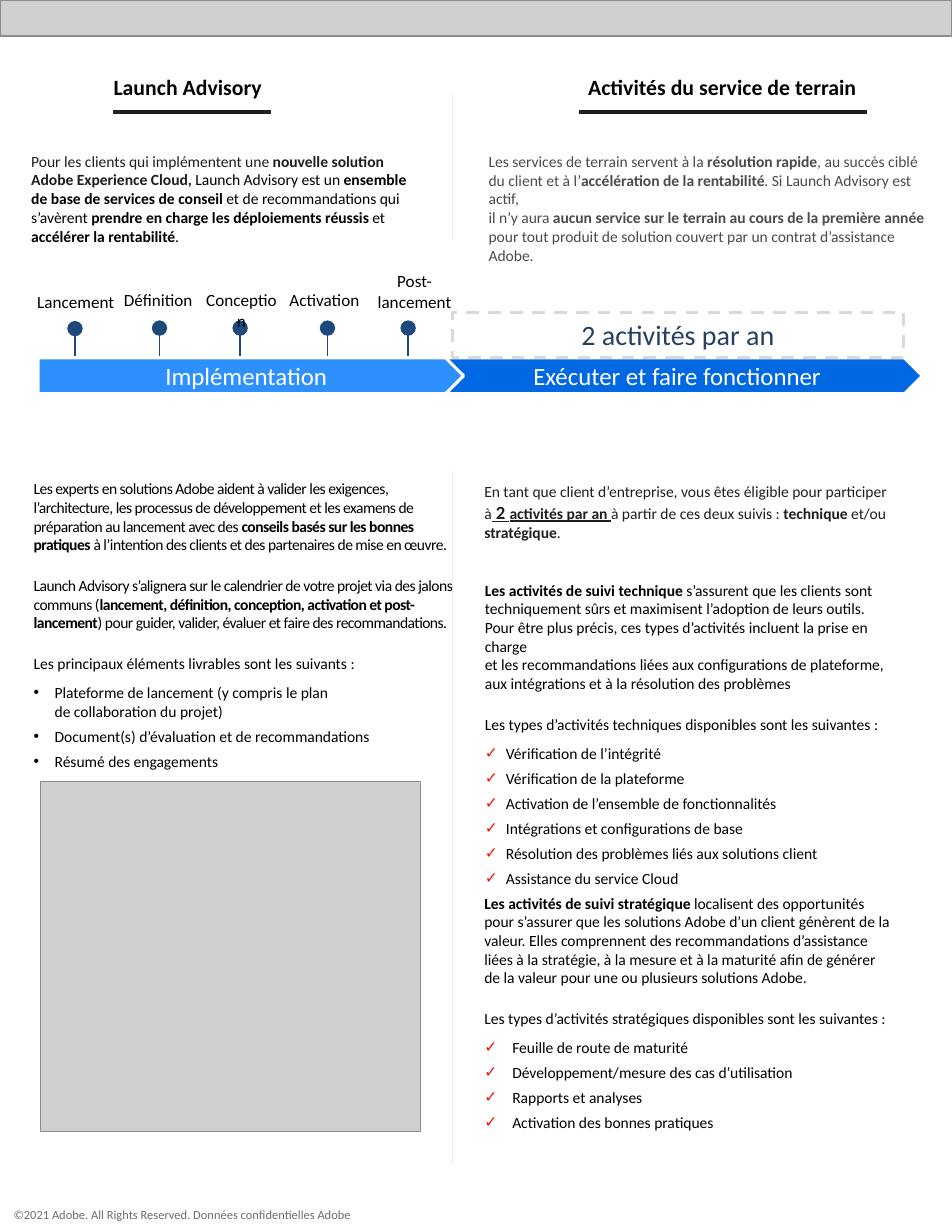
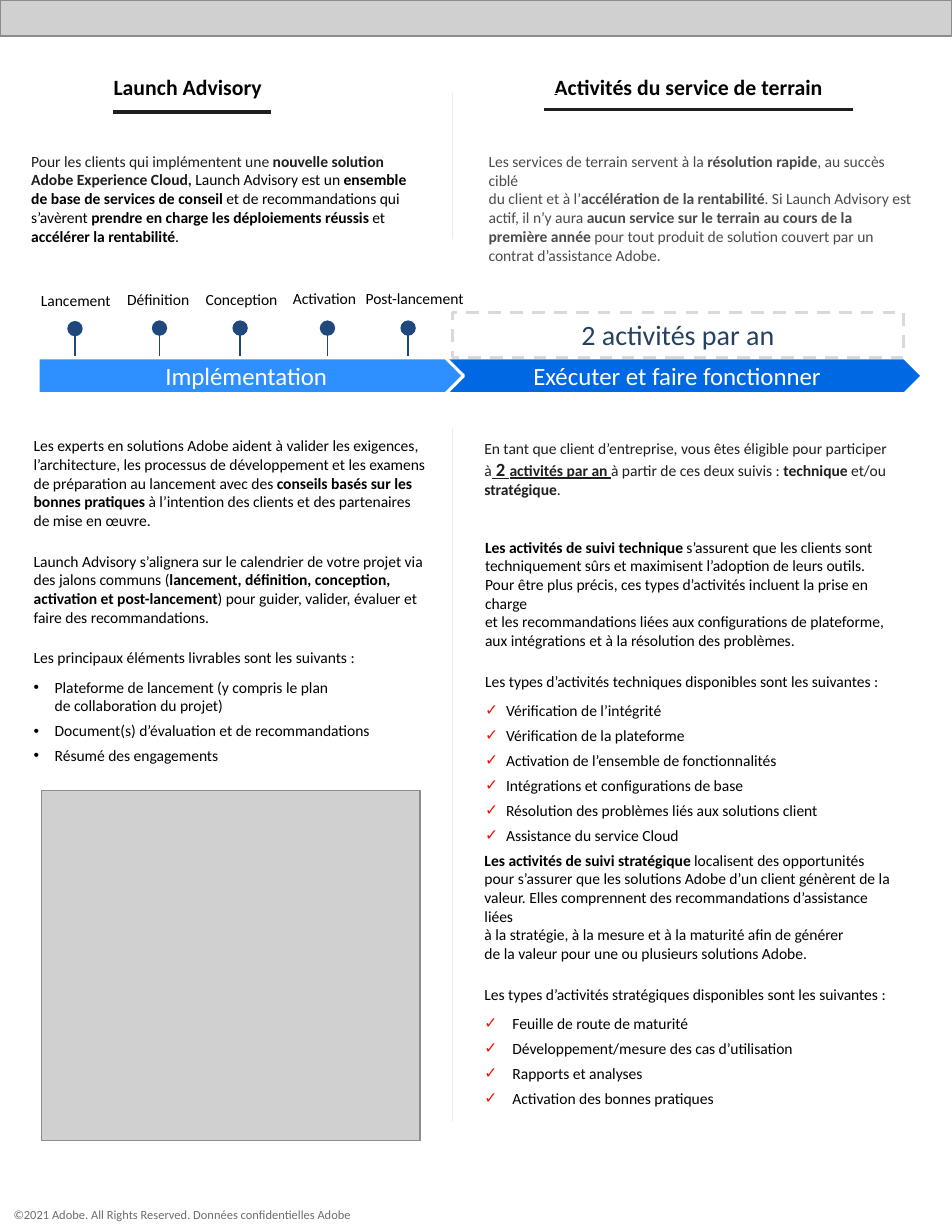
Before and after one commit to AdobeDocs/support-resources.fr-FR, a slide deck: slide 3 of help/data-sheets/assets/EnterpriseSupportDatasheet.pptx. Drawn at 952x1232 pixels with LibreOffice and Linux fonts; fonts in the diff are those of the drawing; grey boxes stand for pictures. Boxes give left, top, right and bottom in pixels: in the first picture for what was removed or moved away, otherwise in the second. Text is boxed around its words. In the diff, an @@ line names an element or a change of style, - is before the commit and + after.

```diff
--- a/help/data-sheets/assets/EnterpriseSupportDatasheet.pptx
+++ b/help/data-sheets/assets/EnterpriseSupportDatasheet.pptx
@@ text "Activités du service de terrain": place and size @@
-text "Activités du service de terrain" at (588, 79, 856, 95)
+text "Activités du service de terrain" at (554, 79, 822, 95)
@@ freeform shape: place and size @@
-freeform shape at (579, 112, 867, 129)
+freeform shape at (544, 110, 853, 121)
@@ text "Les services de terrain servent ..." rewrapped from (489, 156, 924, 261) to (489, 156, 911, 261) @@
@@ size 11 to 10 pt in 5 elements at (293, 293, 356, 304), (127, 294, 189, 305), (41, 296, 111, 306), (206, 294, 278, 308), (366, 293, 464, 304) @@
@@ text "Post-lancement": place and size @@
-text "Post-lancement" at (378, 276, 452, 308)
+text "Post-lancement" at (366, 293, 464, 304)
@@ text "Les experts en solutions Adobe ...": place and size @@
-text "Les experts en solutions Adobe ..." at (34, 483, 453, 770)
+text "Les experts en solutions Adobe ..." at (34, 440, 425, 764)
@@ text at (34, 440, 425, 623): letter spacing -0.3 to 0 pt in "Les experts en solutions Adobe aident à ...", "Launch Advisory s’alignera sur le calendrier de ..." @@
@@ freeform shape: place and size @@
-freeform shape at (452, 470, 458, 1165)
+freeform shape at (452, 428, 458, 1122)
@@ 3 texts: place and size @@
-3 texts at (484, 486, 890, 1131)
+3 texts at (484, 443, 890, 1107)
@@ text at (485, 542, 884, 649): text changed @@
-Les activités de suivi technique s’assurent que les clients sont techniquement sûrs et maximisent l’adoption de leurs outils.
-Pour être plus précis, ces types d’activités incluent la prise en charge
-et les recommandations liées aux configurations de plateforme,
-aux intégrations et à la résolution des problèmes
+Les activités de suivi technique s’assurent que les clients sont techniquement sûrs et maximisent l’adoption de leurs outils. Pour être plus précis, ces types d’activités incluent la prise en charge
+et les recommandations liées aux configurations de plateforme,
+aux intégrations et à la résolution des problèmes.
@@ picture: place and size @@
-picture at (41, 782, 421, 1131)
+picture at (41, 791, 420, 1140)
```
Also in this commit, not shown: 3 other slides changed, 8 other files.
